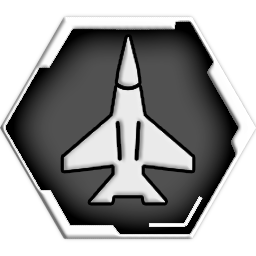
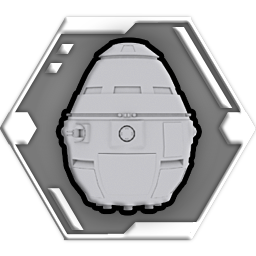
Layer changes from the first (256, 256) image to the second:
added group "Units" with 5 layers above "Outposts" over bbox(52, 51, 203, 208)
added group "Outposts" with 13 layers above "Drophships" over bbox(8, 15, 248, 243)
hid "Aircon", moved it into group "Outposts" over bbox(63, 37, 193, 203)
added group "Drophships" with 6 layers above "Empty Point" over bbox(43, 42, 215, 215)
added layer "Overlord" in group "Drophships" over bbox(60, 42, 197, 211)
hid "Empty Point" over bbox(5, 21, 239, 235)
added layer "Outline Dropship" above "Outline" over bbox(0, 16, 256, 241)
hid "Outline" over bbox(0, 16, 256, 240)
hid "Full Point" over bbox(0, 17, 256, 239)
added layer "Shape 1" over bbox(2, 20, 253, 237)